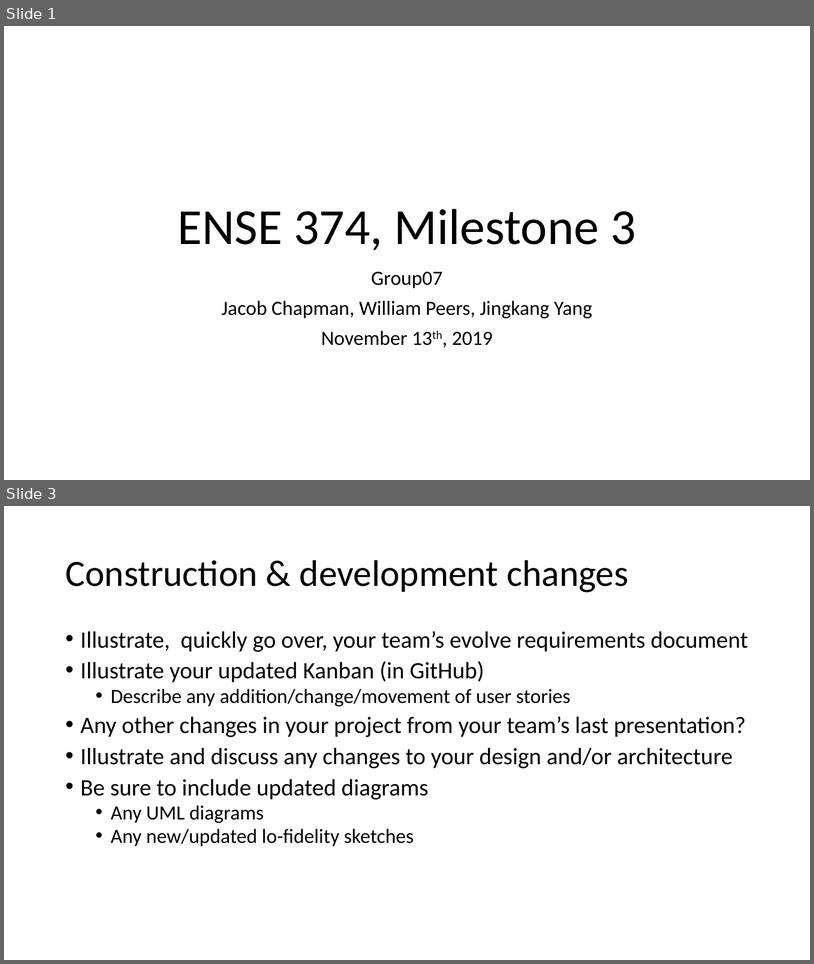
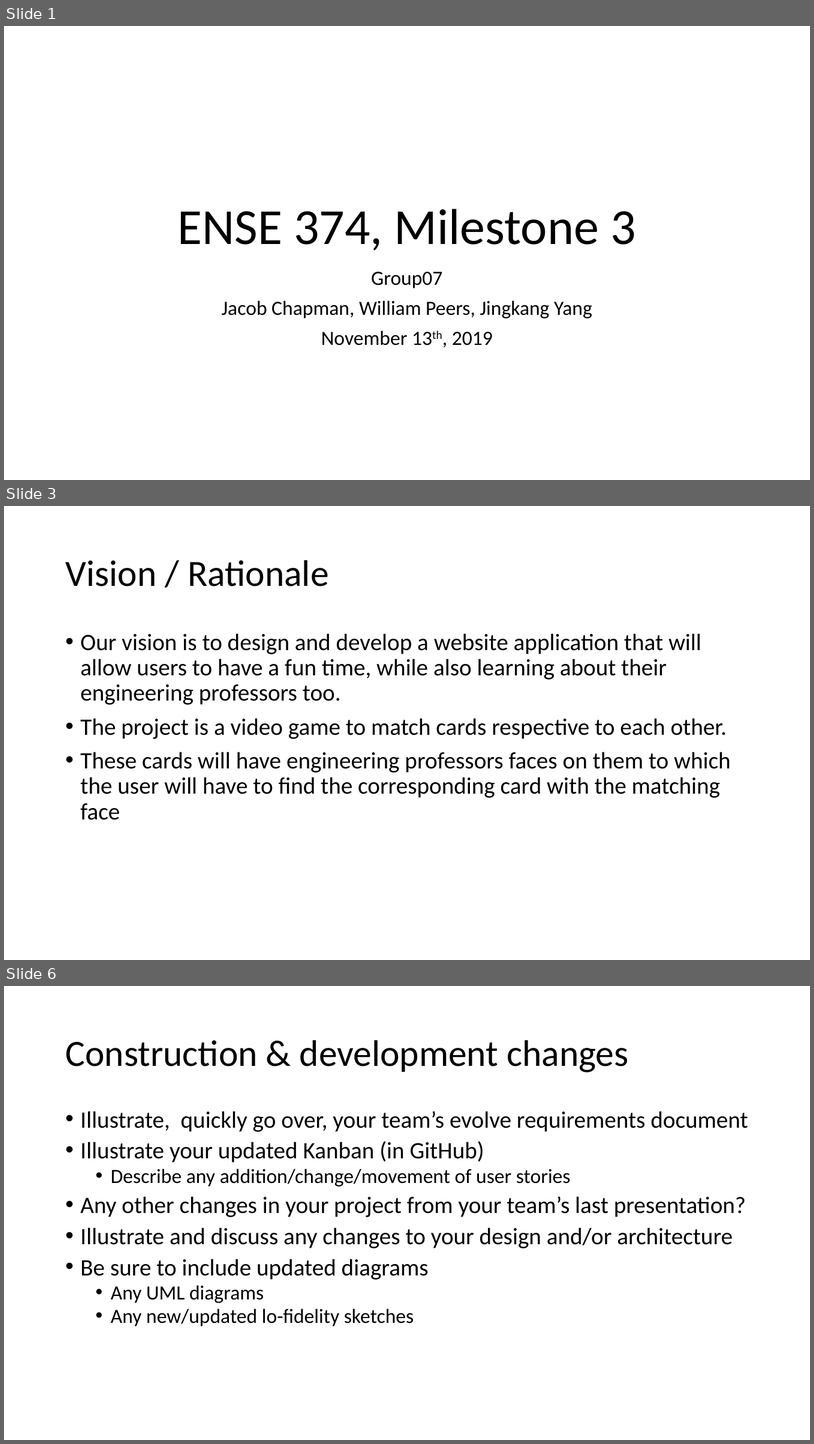
Before and after one commit to Jacobchapman99/ENSE-374-Group07-Project, a slide deck: Milestone3/Milestone 3.ppt. Shown one above the other, each under a label of ours: slides 1 and 3 before the commit, slides 1, 3 and 6 after it; the slides between them are not shown. The pictures are 814x964 and 814x1444 pixels, drawn with LibreOffice and Linux fonts; fonts in the diff are those of the drawing. Boxes give left, top, right and bottom in pixels: in the first picture for what was removed or moved away, otherwise in the second. Text is boxed around its words. In the diff, an @@ line names an element or a change of style, - is before the commit and + after.

```diff
--- a/Milestone3/Milestone 3.ppt
+++ b/Milestone3/Milestone 3.ppt
@@ slide 3 added at (4,506,810,960), background #FFFFFF @@
@@ title added at (65,560,329,586), 44 pt, text #000000 @@
+Vision / Rationale
@@ text added at (80,633,731,820), 28 pt, text #000000 @@
+• Our vision is to design and develop a website application that will allow users to have a fun time, while also learning about their engineering professors too.
+• The project is a video game to match cards respective to each other.
+• These cards will have engineering professors faces on them to which the user will have to find the corresponding card with the matching face
@@ what was slide 3 is now slide 6 @@
```
Also in this commit, not shown: 1 slide changed, 2 other slides added.
